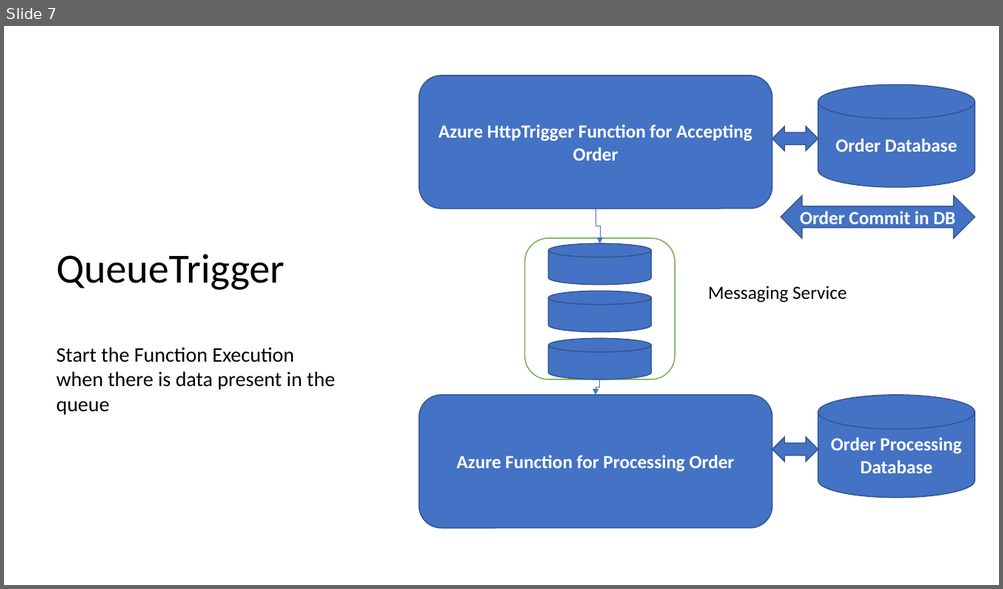
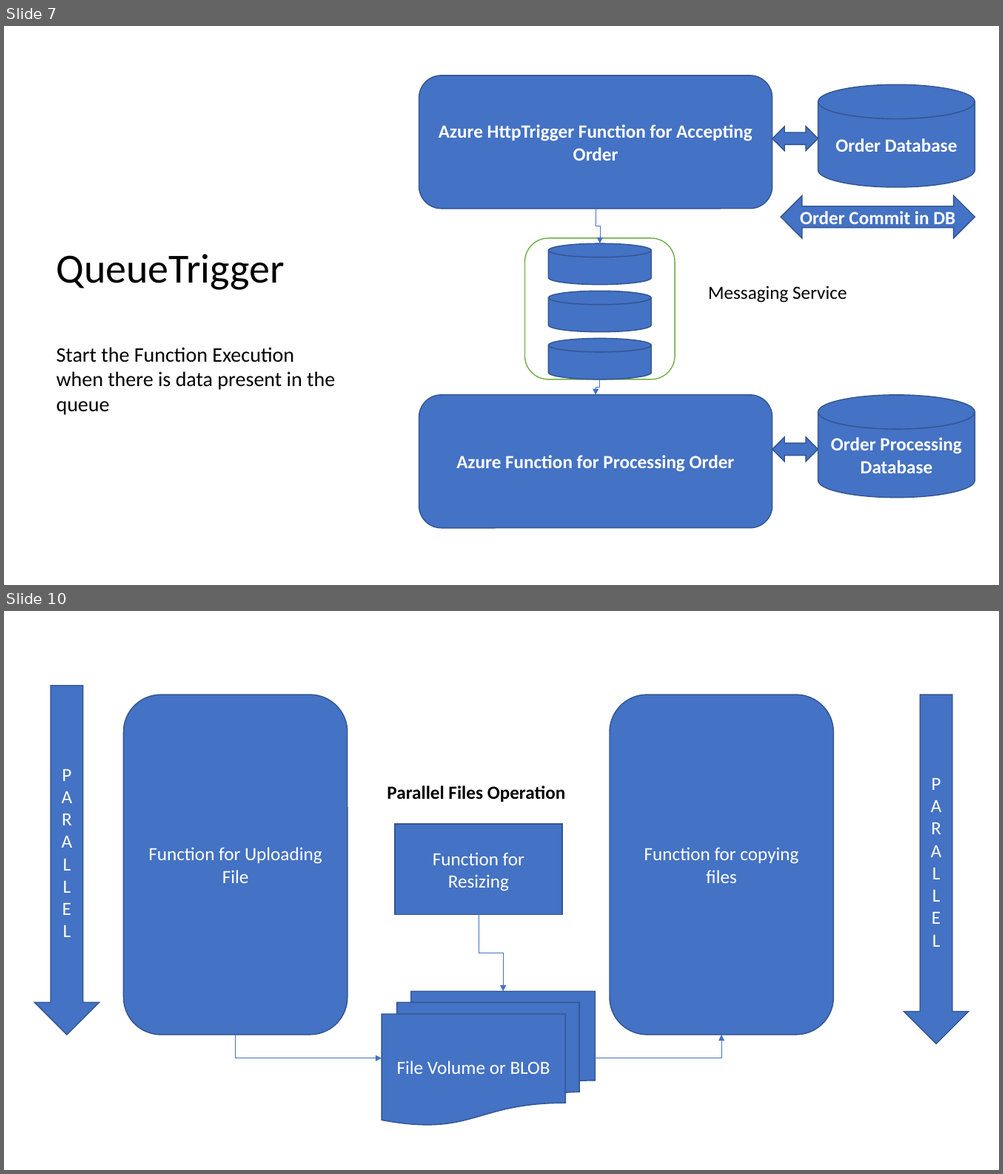
Before and after one commit to maheshsabnis/AzureFUnctionsWM, a slide deck: TRaining_Sreverless_IMages.pptx. Shown one above the other, each under a label of ours: slide 7 before the commit, slides 7 and 10 after it; the slides between them are not shown. The pictures are 1003x589 and 1003x1174 pixels, drawn with LibreOffice and Linux fonts; fonts in the diff are those of the drawing. Boxes give left, top, right and bottom in pixels: in the first picture for what was removed or moved away, otherwise in the second. Text is boxed around its words. In the diff, an @@ line names an element or a change of style, - is before the commit and + after.

```diff
--- a/TRaining_Sreverless_IMages.pptx
+++ b/TRaining_Sreverless_IMages.pptx
@@ slide 10 added at [4,611,999,1170], background #FFFFFF @@
@@ down arrow added at [34,686,99,1035], fill #4472C4, outline #325491 1 pt, 18 pt, text #FFFFFF @@
+P
+A
+R
+A
+L
+L
+E
+L
@@ rounded rectangle added at [123,695,347,1035], fill #4472C4, outline #325491 1 pt, 18 pt, text #FFFFFF @@
+Function for Uploading File
@@ rounded rectangle added at [610,695,834,1035], fill #4472C4, outline #325491 1 pt, 18 pt, text #FFFFFF @@
+Function for copying files
@@ down arrow added at [904,695,969,1044], fill #4472C4, outline #325491 1 pt, 18 pt, text #FFFFFF @@
+P
+A
+R
+A
+L
+L
+E
+L
@@ text added at [387,786,566,802], 18 pt, text #000000, bold @@
+Parallel Files Operation
@@ rectangle added at [395,824,562,914], fill #4472C4, outline #325491 1 pt, 18 pt, text #FFFFFF @@
+Function for Resizing
@@ elbow arrow added from (478, 914) to (504, 991), #4472C4 0.5 pt @@
@@ flow chart multidocument added at [381,991,595,1126], fill #4472C4, outline #325491 1 pt, 18 pt, text #FFFFFF @@
+File Volume or BLOB
@@ elbow arrow added from (236, 1035) to (381, 1059), #4472C4 0.5 pt @@
@@ elbow arrow added from (595, 1059) to (722, 1035), #4472C4 0.5 pt @@
```
Also in this commit, not shown: 2 other slides added, 13 other files.
